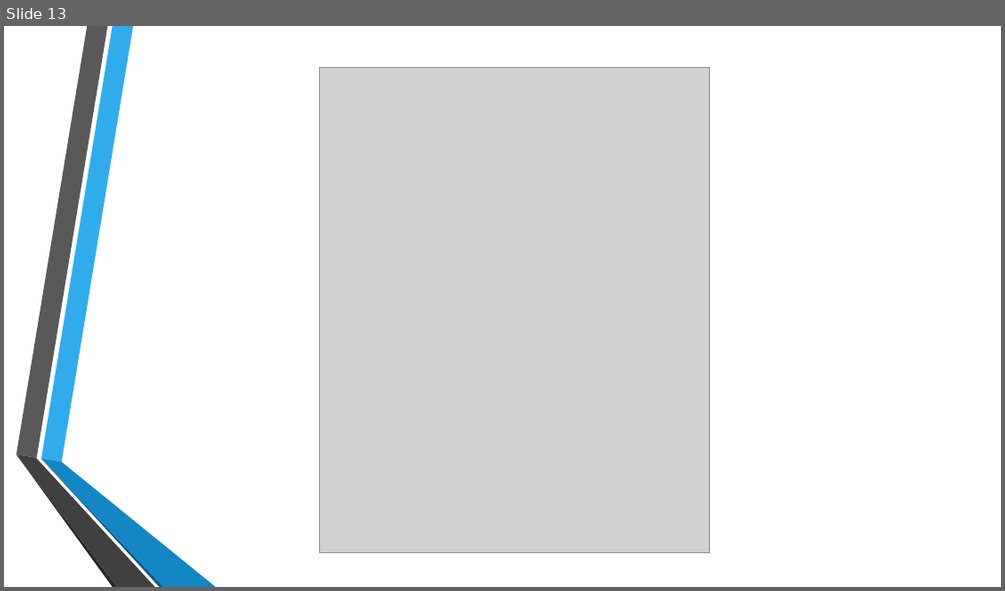
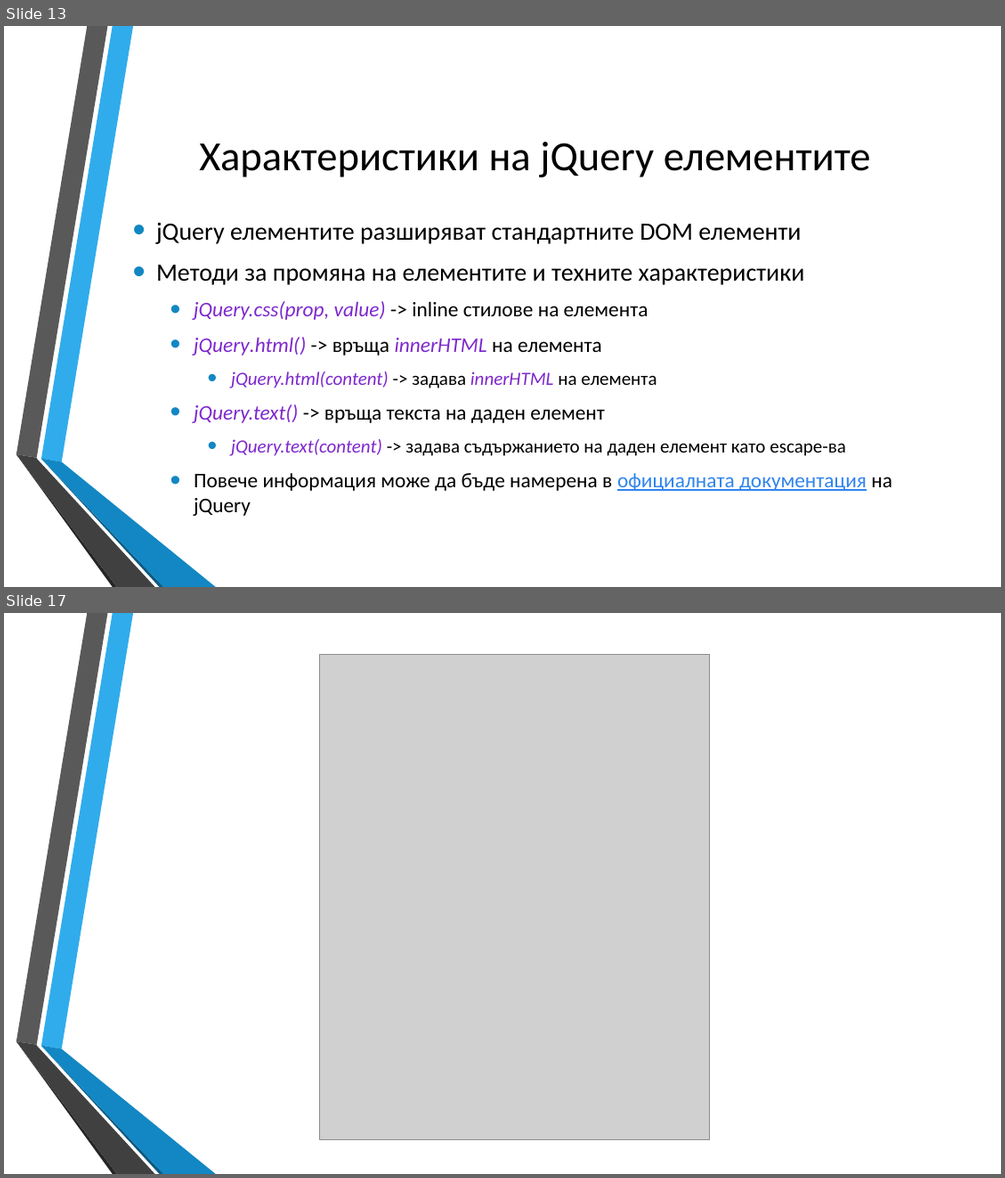
Before and after one commit to dnmitev/IT-Academy, a slide deck: JS Fundamentals/11.jQuery/jQuery.pptx. Shown one above the other, each under a label of ours: slide 13 before the commit, slides 13 and 17 after it; the slides between them are not shown. The pictures are 1005x591 and 1005x1178 pixels, drawn with LibreOffice and Linux fonts; fonts in the diff are those of the drawing; grey boxes stand for pictures; background and template pictures are left out. Boxes give left, top, right and bottom in pixels: in the first picture for what was removed or moved away, otherwise in the second. Text is boxed around its words. In the diff, an @@ line names an element or a change of style, - is before the commit and + after.

Commit message:
finished jQuery lecture

```diff
--- a/JS Fundamentals/11.jQuery/jQuery.pptx
+++ b/JS Fundamentals/11.jQuery/jQuery.pptx
@@ slide 13 added at (4,26,1001,587), background picture (left out); not listed: 6 template elements that a slide beside it also shows @@
@@ title added at (199,142,871,177), 40 pt, text #000000 @@
+Характеристики на jQuery елементите
@@ text added at (156,222,892,516), 20 pt, text #000000 @@
+• jQuery елементите разширяват стандартните DOM елементи
+• Методи за промяна на елементите и техните характеристики
+  • jQuery.css(prop, value) -> inline стилове на елемента
+  • jQuery.html() -> връща innerHTML на елемента
+    • jQuery.html(content) -> задава innerHTML на елемента
+  • jQuery.text() -> връща текста на даден елемент
+    • jQuery.text(content) -> задава съдържанието на даден елемент като escape-ва
+  • Повече информация може да бъде намерена в официалната документация на jQuery
@@ what was slide 13 is now slide 17 @@
```
Also in this commit, not shown: 3 other slides added, 4 other files.
